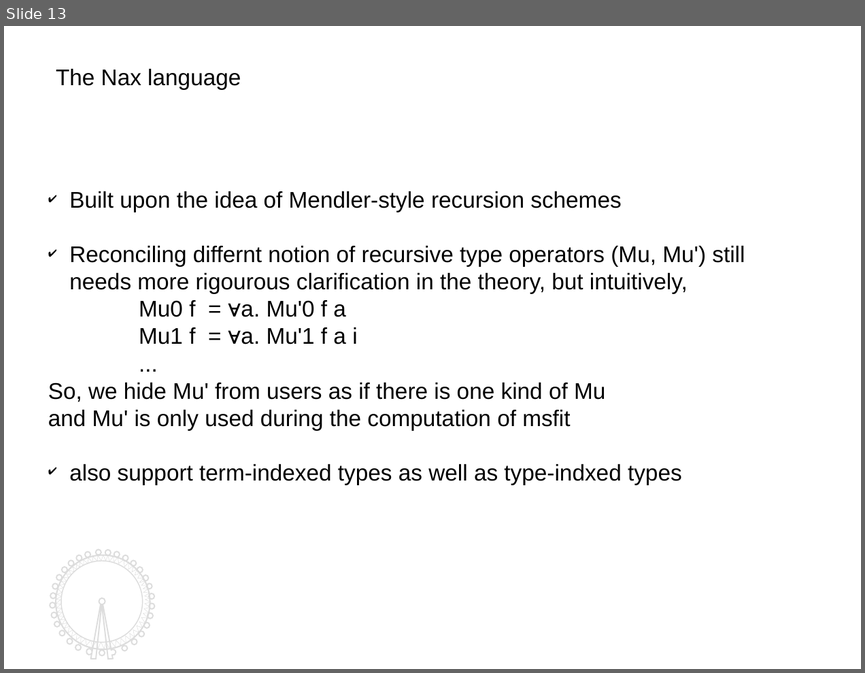
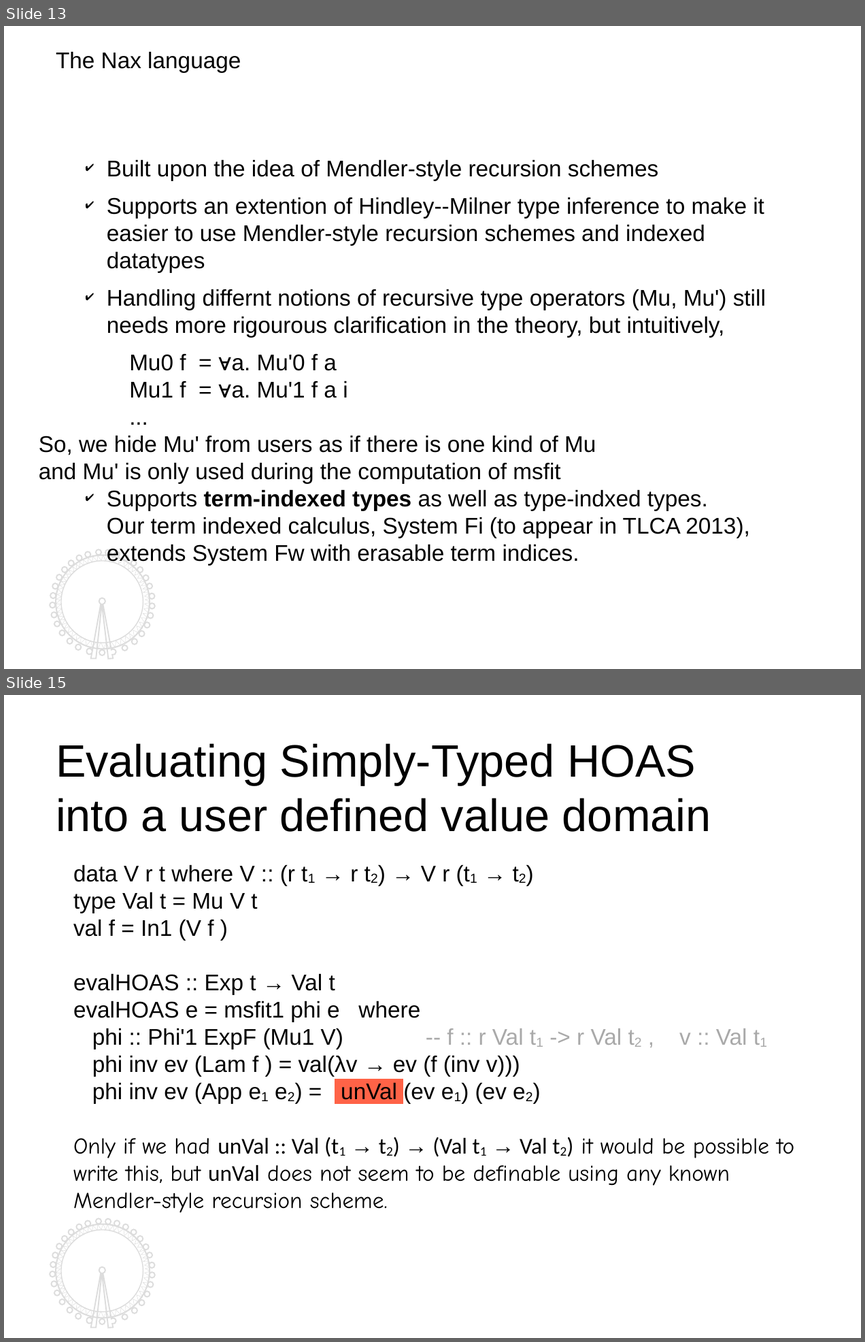
Before and after one commit to kyagrd/naxPapers, a slide deck: draft/TYPES13/ppt/myslide.odp. Shown one above the other, each under a label of ours: slide 13 before the commit, slides 13 and 15 after it; the slides between them are not shown. The pictures are 865x673 and 865x1342 pixels, drawn with LibreOffice and Linux fonts; fonts in the diff are those of the drawing. Boxes give left, top, right and bottom in pixels: in the first picture for what was removed or moved away, otherwise in the second. Text is boxed around its words. In the diff, an @@ line names an element or a change of style, - is before the commit and + after.

```diff
--- a/draft/TYPES13/ppt/myslide.odp
+++ b/draft/TYPES13/ppt/myslide.odp
@@ slide 15 added at box(4, 695, 861, 1338), background #FFFFFF; not listed: 4 template elements that a slide beside it also shows @@
@@ text added at box(56, 743, 711, 832), 36 pt, text #000000 @@
+Evaluating Simply-Typed HOAS
+into a user defined value domain
@@ text added at box(73, 865, 794, 1212), 18 pt, text #000000 @@
+data V r t where V :: (r t1 → r t2) → V r (t1 → t2)
+type Val t = Mu V t
+val f = In1 (V f )
+evalHOAS :: Exp t → Val t
+evalHOAS e = msfit1 phi e where
+phi :: Phi'1 ExpF (Mu1 V) -- f :: r Val t1 -> r Val t2 , v :: Val t1
+phi inv ev (Lam f ) = val(λv → ev (f (inv v)))
+phi inv ev (App e1 e2) = unVal (ev e1) (ev e2)
+Only if we had unVal :: Val (t1 → t2) → (Val t1 → Val t2) it would be possible to write this, but unVal does not seem to be definable using any known Mendler-style recursion scheme.
@@ slide 13 changed as well @@
@@ text "The Nax language": place and size @@
-text "The Nax language" at box(56, 69, 241, 89)
+text "The Nax language" at box(56, 52, 241, 72)
@@ text "Built upon the idea of ...": place and size @@
-text "Built upon the idea of ..." at box(48, 191, 745, 484)
+text "Built upon the idea of ..." at box(39, 160, 766, 565)
@@ text at box(107, 160, 658, 180): indent changed; more space between paragraphs @@
@@ text at box(107, 197, 766, 337): text changed @@
-✔ Reconciling differnt notion of recursive type operators (Mu, Mu') still needs more rigourous clarification in the theory, but intuitively,
+✔ Supports an extention of Hindley--Milner type inference to make it easier to use Mendler-style recursion schemes and indexed datatypes
+✔ Handling differnt notions of recursive type operators (Mu, Mu') still needs more rigourous clarification in the theory, but intuitively,
@@ text at box(107, 490, 749, 565): text changed @@
-✔ also support term-indexed types as well as type-indxed types
+✔ Supports term-indexed types as well as type-indxed types.
+  Our term indexed calculus, System Fi (to appear in TLCA 2013), extends System Fw with erasable term indices.
@@ outline redrawn in 3 elements at box(56, 555, 150, 649), box(50, 550, 155, 658), box(56, 555, 150, 649) @@
```
Also in this commit, not shown: 12 other slides changed, 3 other slides added, 2 slides removed, 2 other files.
